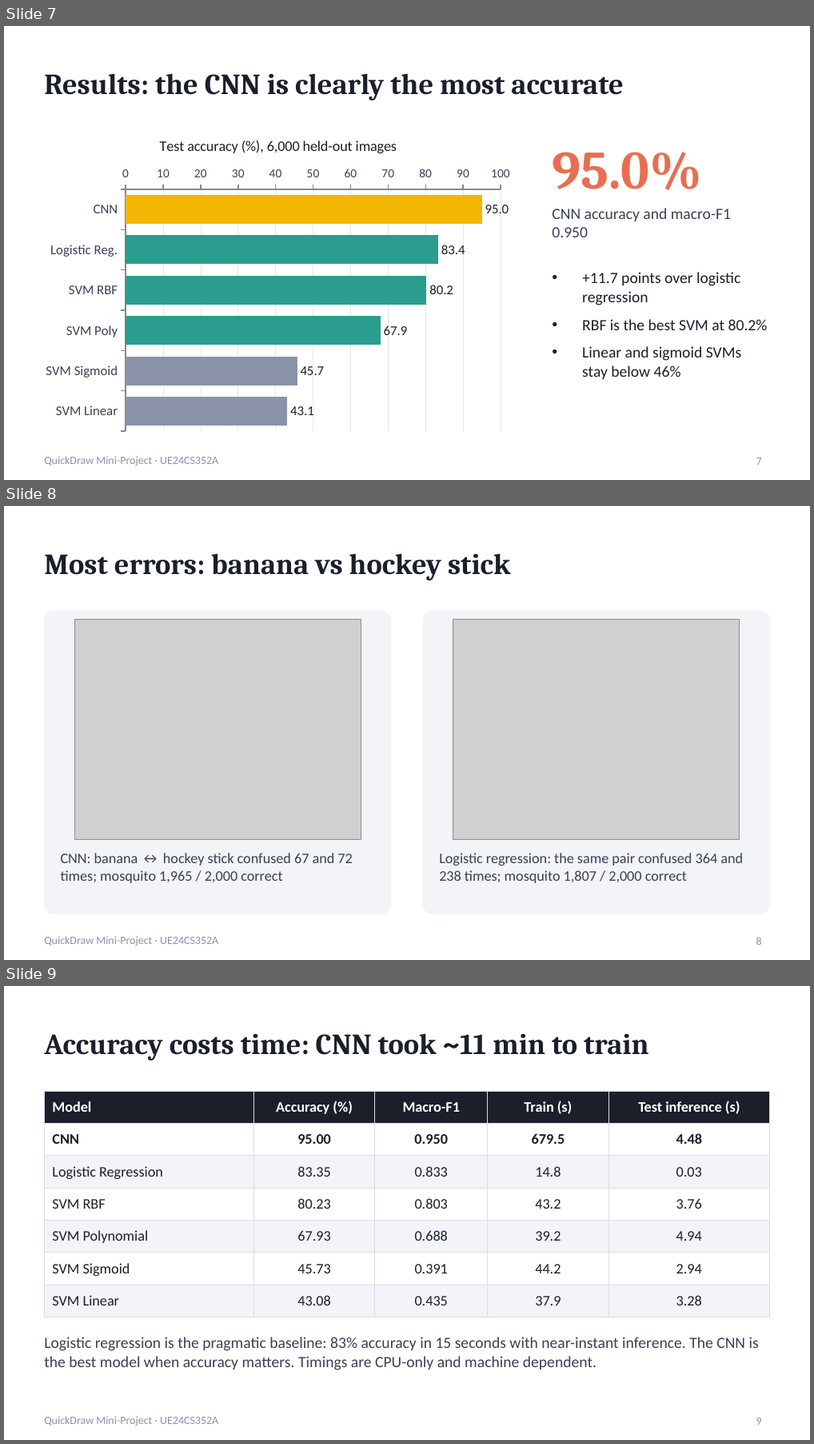
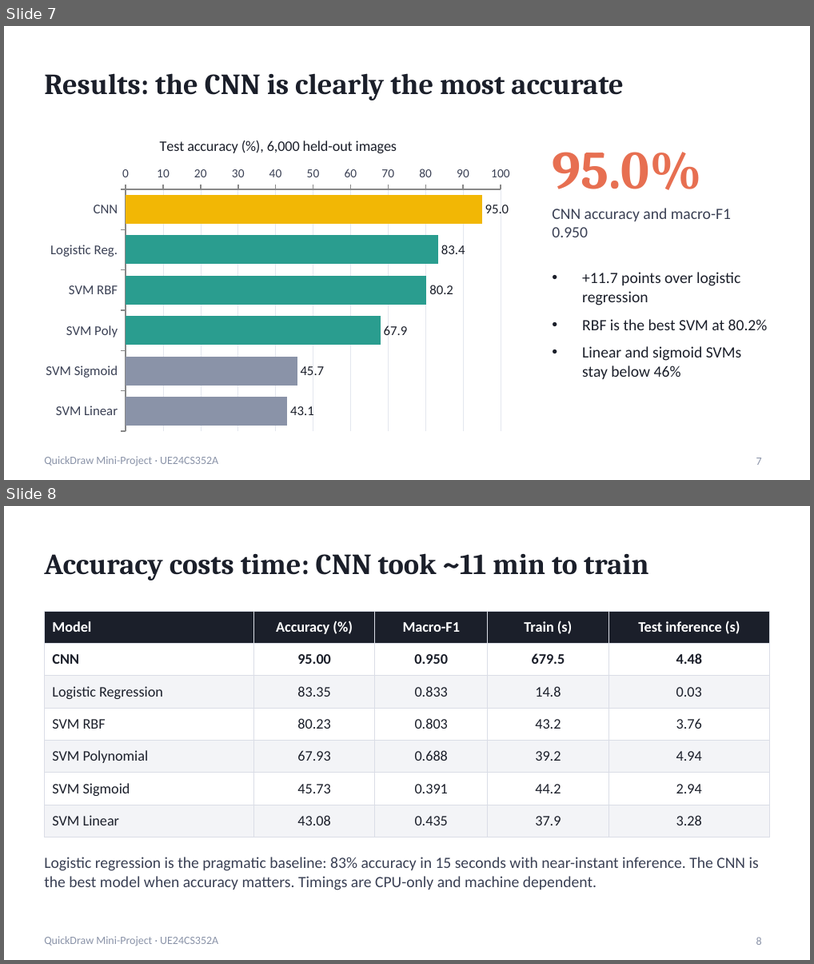
Before and after one commit to AbhayTS1011/ML-MINI-PROJECT, a slide deck: PROJECT/QuickDraw_Mini_Project_Presentation.pptx. Shown one above the other, each under a label of ours: slides 7, 8 and 9 before the commit, slides 7 and 8 after it. The pictures are 814x1444 and 814x964 pixels, drawn with LibreOffice and Linux fonts; fonts in the diff are those of the drawing; grey boxes stand for pictures. Boxes give left, top, right and bottom in pixels: in the first picture for what was removed or moved away, otherwise in the second. Text is boxed around its words. In the diff, an @@ line names an element or a change of style, - is before the commit and + after.

```diff
--- a/PROJECT/QuickDraw_Mini_Project_Presentation.pptx
+++ b/PROJECT/QuickDraw_Mini_Project_Presentation.pptx
@@ slide 8 removed at (4,506,810,960), background #FFFFFF; not listed: 1 template element that a slide beside it also shows @@
@@ title removed at (44,553,510,580) @@
-Most errors: banana vs hockey stick
@@ rounded rectangle removed at (44,611,391,913) @@
@@ picture removed at (75,619,362,840) @@
@@ rounded rectangle removed at (423,611,770,913) @@
@@ picture removed at (454,619,740,840) @@
@@ text removed at (61,852,352,883) @@
-CNN: banana ↔ hockey stick confused 67 and 72 times; mosquito 1,965 / 2,000 correct
@@ text removed at (439,852,743,883) @@
-Logistic regression: the same pair confused 364 and 238 times; mosquito 1,807 / 2,000 correct
@@ page number removed at (757,936,762,944) @@
-8
@@ what was slide 9 is now slide 8 @@
@@ page number at (757,936,762,944): text changed @@
-9
+8
```
Also in this commit, not shown: 1 slide changed, 3 other files.
